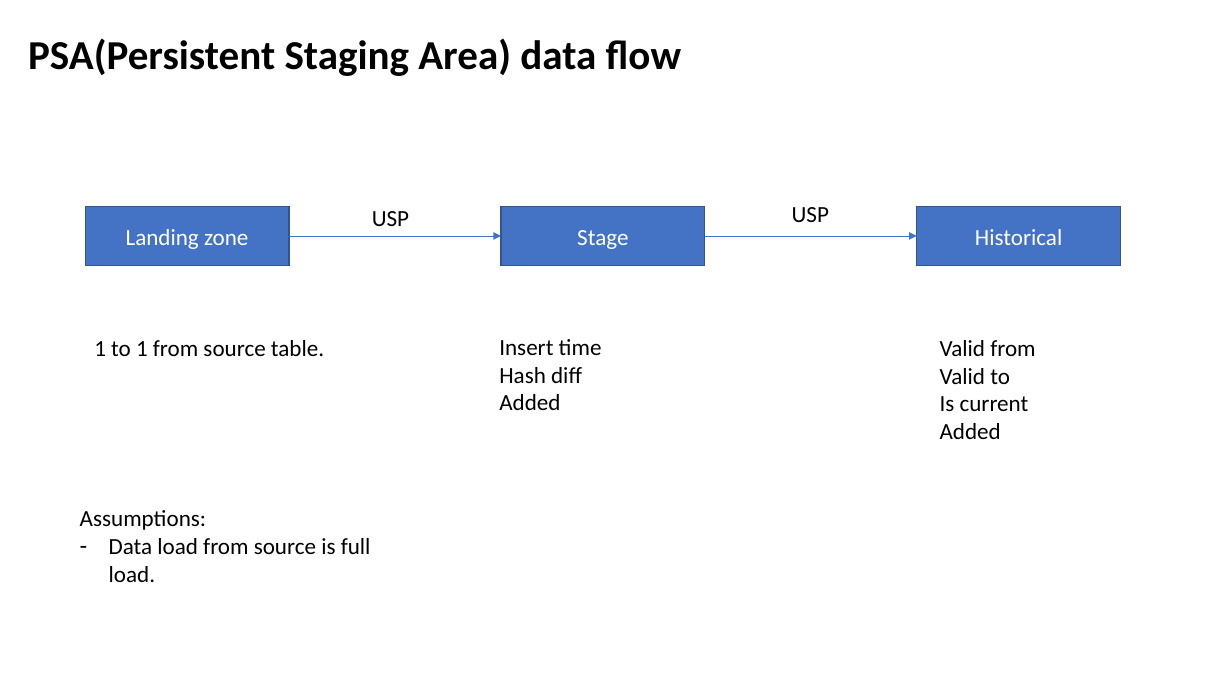
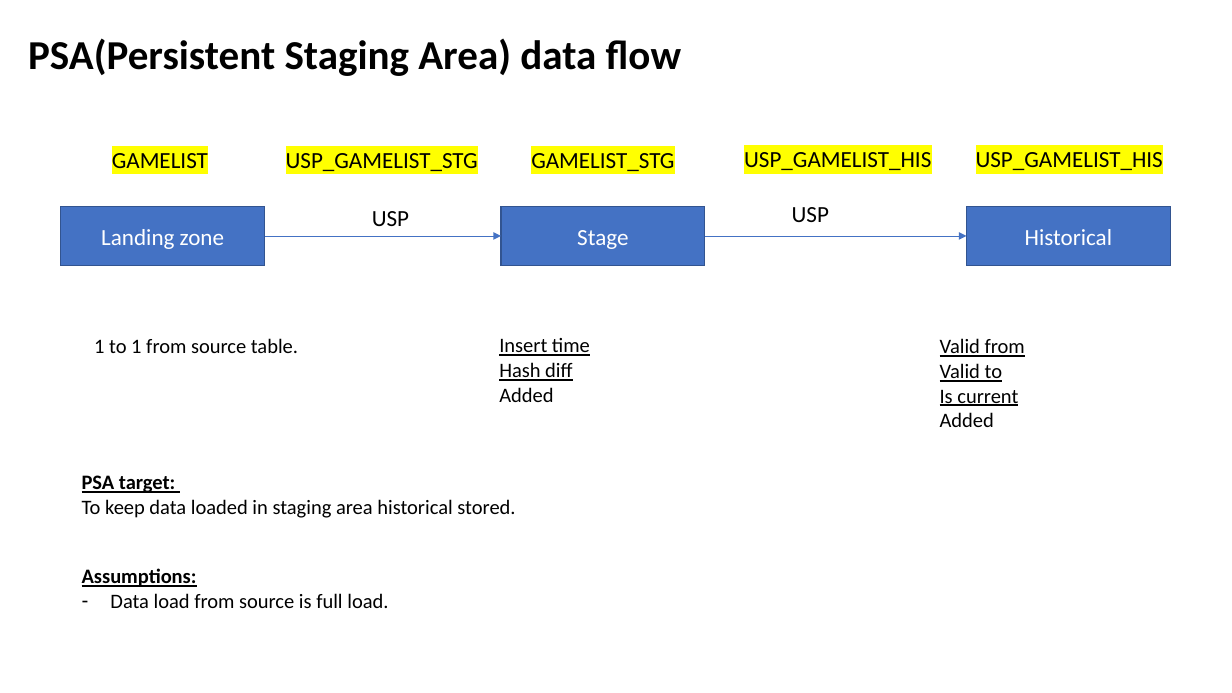
Before and after one commit to microsoftbi/DWH-Generator, a slide deck: slide 2 of DOCS/Intro.pptx (slide 1 before the commit). Drawn at 1232x693 pixels with LibreOffice and Linux fonts; fonts in the diff are those of the drawing. Boxes give left, top, right and bottom in pixels: in the first picture for what was removed or moved away, otherwise in the second. Text is boxed around its words. In the diff, an @@ line names an element or a change of style, - is before the commit and + after.

```diff
--- a/DOCS/Intro.pptx
+++ b/DOCS/Intro.pptx
@@ text added at bbox=[112, 153, 208, 168], 18 pt, text #000000 @@
+GAMELIST
@@ text added at bbox=[286, 153, 478, 171], 18 pt, text #000000 @@
+USP_GAMELIST_STG
@@ text added at bbox=[531, 153, 674, 171], 18 pt, text #000000 @@
+GAMELIST_STG
@@ text added at bbox=[744, 152, 931, 170], 18 pt, text #000000 @@
+USP_GAMELIST_HIS
@@ text added at bbox=[976, 152, 1163, 170], 18 pt, text #000000 @@
+USP_GAMELIST_HIS
@@ rectangle "Landing zone": place and size @@
-rectangle "Landing zone" at bbox=[85, 207, 289, 266]
+rectangle "Landing zone" at bbox=[61, 207, 265, 266]
@@ rectangle "Historical": place and size @@
-rectangle "Historical" at bbox=[917, 207, 1121, 266]
+rectangle "Historical" at bbox=[967, 207, 1171, 266]
@@ arrow moved from (289, 236) - (501, 236) to (264, 236) - (501, 236) @@
@@ arrow moved from (705, 236) - (917, 236) to (705, 236) - (967, 236) @@
@@ text "1 to 1 from source ..." at bbox=[94, 338, 298, 353]: size 18 to 16 pt @@
@@ text "Insert time" at bbox=[499, 338, 590, 402]: size 18 to 16 pt; underline on in "Insert time", "Hash diff" @@
@@ text "Valid from" at bbox=[940, 338, 1025, 427]: size 18 to 16 pt; underline on in "Valid from", "Valid to", "Is current" @@
@@ text added at bbox=[82, 475, 515, 518], 16 pt, text #000000 @@
+PSA target:
+To keep data loaded in staging area historical stored.
@@ text "Assumptions:": place and size @@
-text "Assumptions:" at bbox=[80, 510, 371, 582]
+text "Assumptions:" at bbox=[82, 568, 388, 608]
@@ text "Assumptions:" at bbox=[82, 568, 388, 608]: size 18 to 16 pt; bold on, underline on in "Assumptions:" @@
```
Also in this commit, not shown: 1 slide added.
